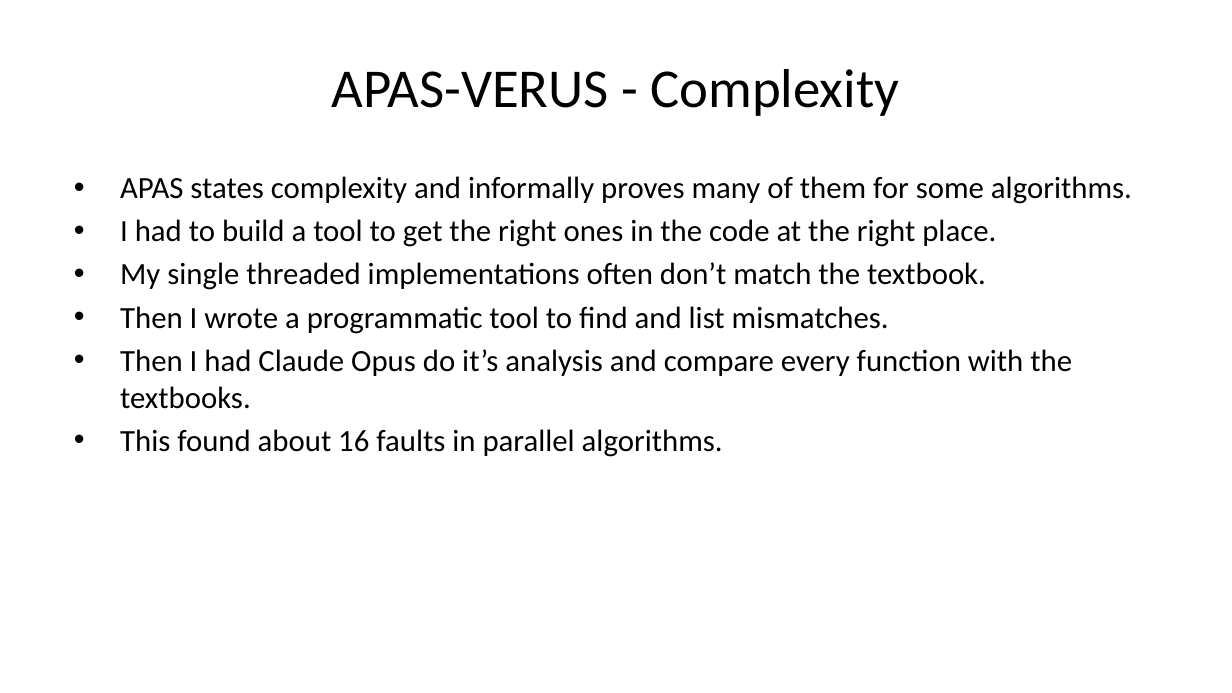
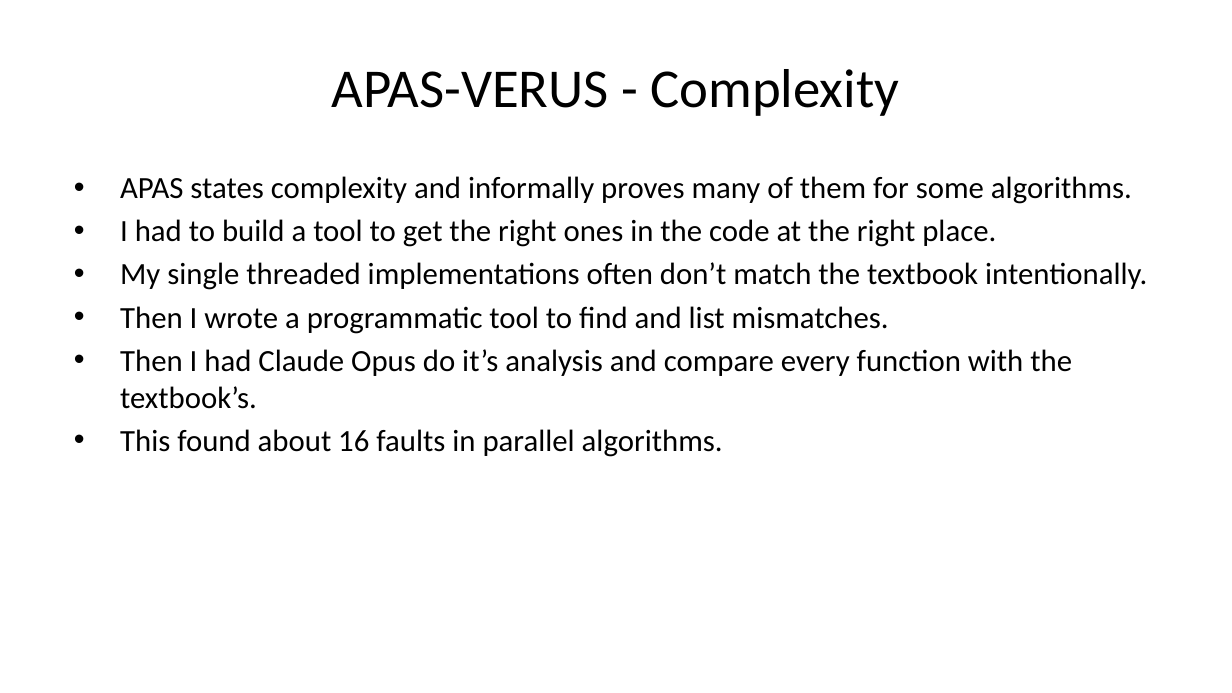
Before and after one commit to briangmilnes/APAS-VERUS, a slide deck: slide 42 of lectures/slidesMSR.pptx (slide 37 before the commit). Drawn at 1232x693 pixels with LibreOffice and Linux fonts; fonts in the diff are those of the drawing. Boxes give left, top, right and bottom in pixels: in the first picture for what was removed or moved away, otherwise in the second. Text is boxed around its words. In the diff, an @@ line names an element or a change of style, - is before the commit and + after.

```diff
--- a/lectures/slidesMSR.pptx
+++ b/lectures/slidesMSR.pptx
@@ text at [120,262,1147,290]: text changed @@
-• My single threaded implementations often don’t match the textbook.
+• My single threaded implementations often don’t match the textbook intentionally.
@@ text at [120,349,1072,409]: text changed @@
-• Then I had Claude Opus do it’s analysis and compare every function with the textbooks.
+• Then I had Claude Opus do it’s analysis and compare every function with the textbook’s.
```
Also in this commit, not shown: 19 other slides changed, 6 slides added, 1 other file.
